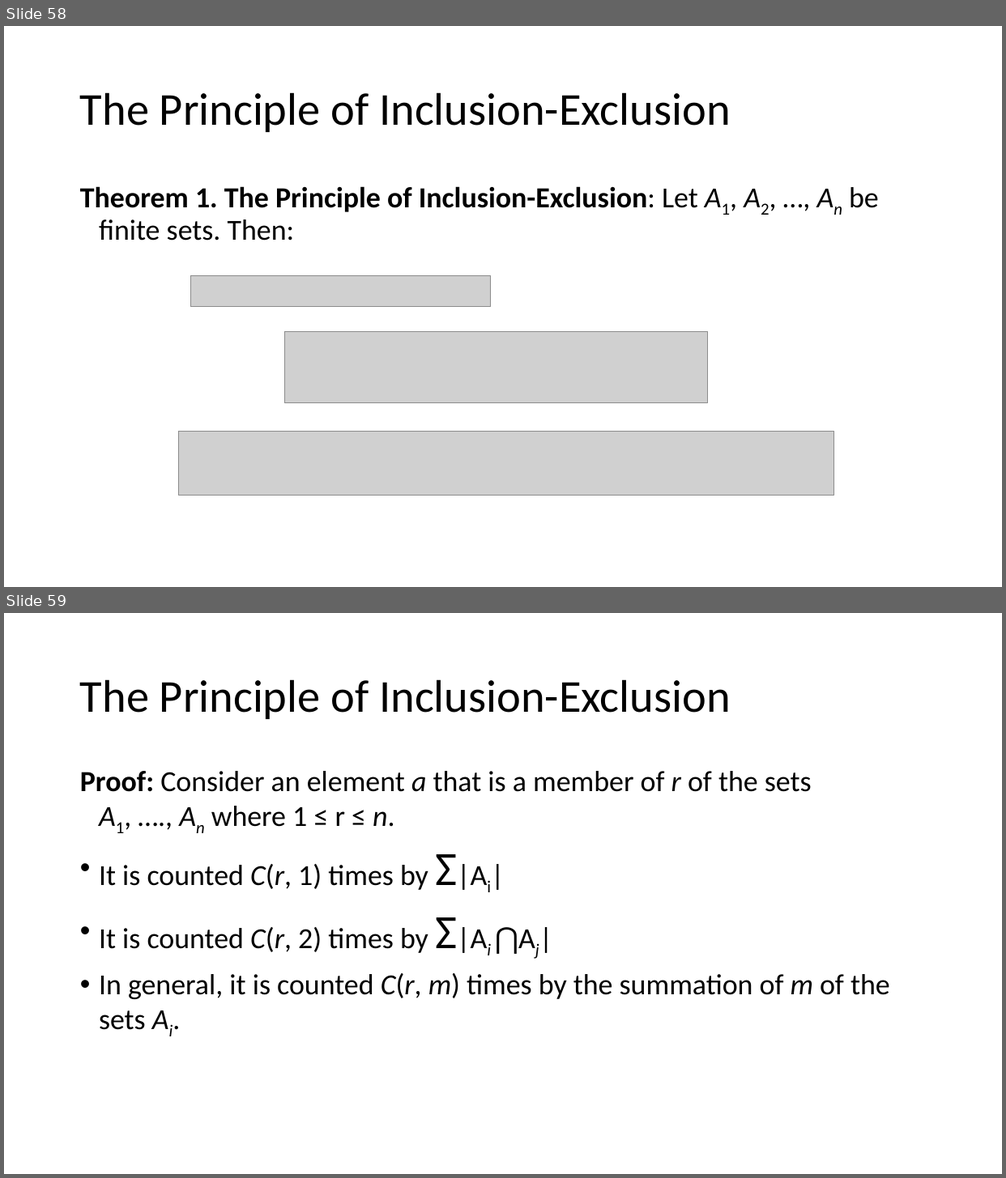
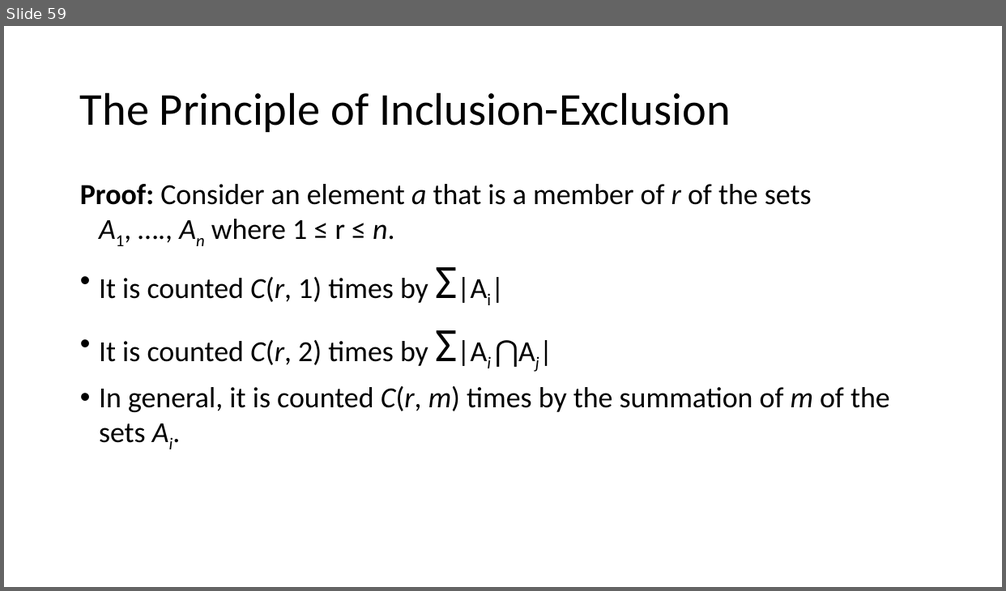
Before and after one commit to LSIR/AICC-I, a slide deck: Lectures/Week 11/11. Advanced Counting.pptx. Shown one above the other, each under a label of ours: slides 58 and 59 before the commit, slide 59 after it. The pictures are 1006x1178 and 1006x591 pixels, drawn with LibreOffice and Linux fonts; fonts in the diff are those of the drawing; grey boxes stand for pictures. Boxes give left, top, right and bottom in pixels: in the first picture for what was removed or moved away, otherwise in the second. Text is boxed around its words. In the diff, an @@ line names an element or a change of style, - is before the commit and + after.

```diff
--- a/Lectures/Week 11/11. Advanced Counting.pptx
+++ b/Lectures/Week 11/11. Advanced Counting.pptx
@@ slide 58 removed at [4,26,1002,587], background #FFFFFF @@
@@ title removed at [80,92,730,132] @@
-The Principle of Inclusion-Exclusion
@@ text removed at [80,186,879,241] @@
-Theorem 1. The Principle of Inclusion-Exclusion: Let A1, A2, …, An be finite sets. Then:
@@ picture removed at [191,275,491,307] @@
@@ picture removed at [285,331,708,403] @@
@@ picture removed at [178,432,833,496] @@
```
Also in this commit, not shown: 10 slides changed, 1 slide added, 6 other slides removed, 1 other file.
